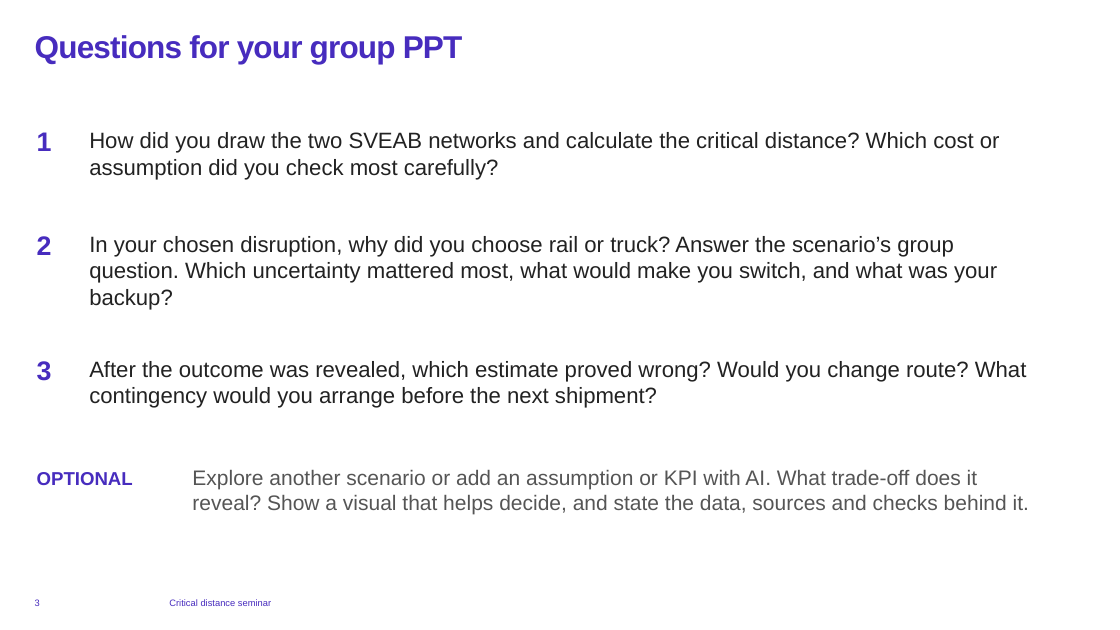
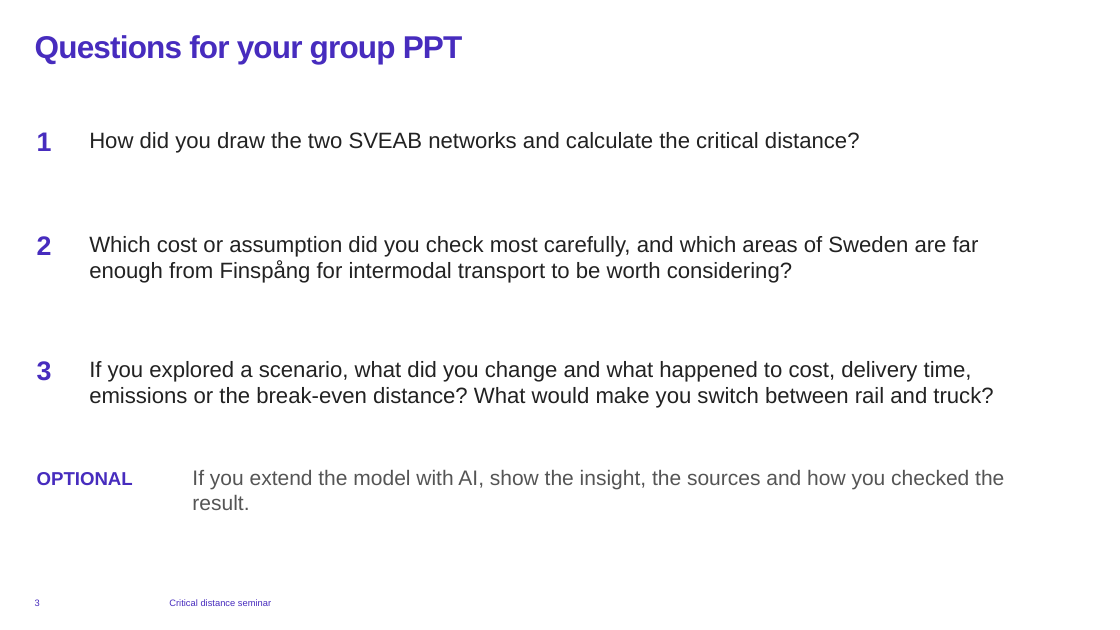
Before and after one commit to Chalmers06140/https-username.github.io, a slide deck: slide 3 of seminar/SVEAB Seminar - GitHub Pages.pptx. Drawn at 1120x630 pixels with LibreOffice and Linux fonts; fonts in the diff are those of the drawing; background and template pictures are left out. Boxes give left, top, right and bottom in pixels: in the first picture for what was removed or moved away, otherwise in the second. Text is boxed around its words. In the diff, an @@ line names an element or a change of style, - is before the commit and + after.

Commit message:
Clarify CDIT worksheet and make scenario exploration optional

```diff
--- a/seminar/SVEAB Seminar - GitHub Pages.pptx
+++ b/seminar/SVEAB Seminar - GitHub Pages.pptx
@@ text at bbox=[89, 132, 860, 153]: text changed @@
-How did you draw the two SVEAB networks and calculate the critical distance? Which cost or assumption did you check most carefully?
+How did you draw the two SVEAB networks and calculate the critical distance?
@@ text at bbox=[89, 236, 979, 283]: text changed @@
-In your chosen disruption, why did you choose rail or truck? Answer the scenario’s group question. Which uncertainty mattered most, what would make you switch, and what was your backup?
+Which cost or assumption did you check most carefully, and which areas of Sweden are far enough from Finspång for intermodal transport to be worth considering?
@@ text at bbox=[89, 361, 993, 408]: text changed @@
-After the outcome was revealed, which estimate proved wrong? Would you change route? What contingency would you arrange before the next shipment?
+If you explored a scenario, what did you change and what happened to cost, delivery time, emissions or the break-even distance? What would make you switch between rail and truck?
@@ text at bbox=[192, 470, 1004, 510]: text changed @@
-Explore another scenario or add an assumption or KPI with AI. What trade-off does it reveal? Show a visual that helps decide, and state the data, sources and checks behind it.
+If you extend the model with AI, show the insight, the sources and how you checked the result.
```
Also in this commit, not shown: 4 other slides changed, 13 other files.
